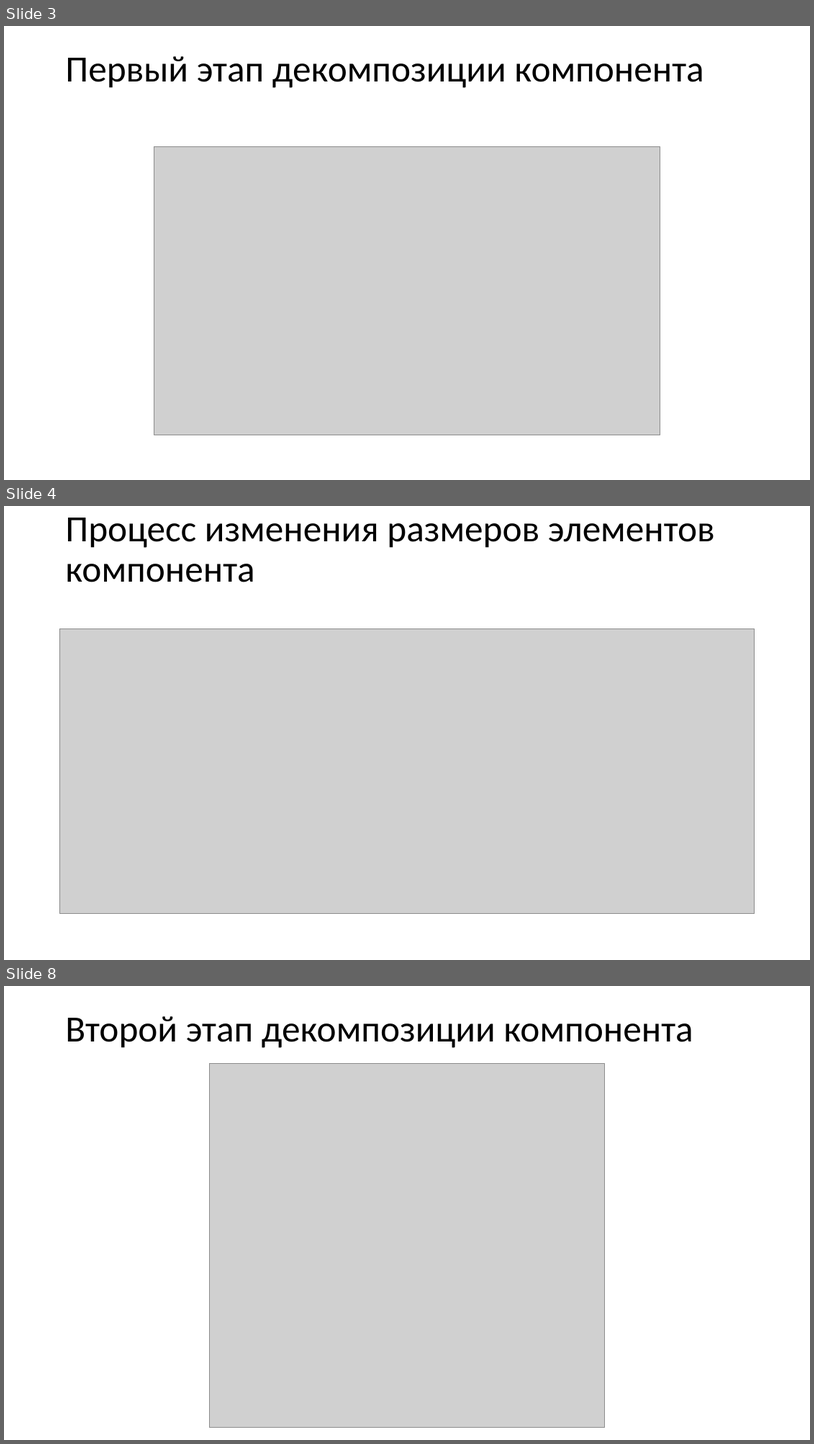
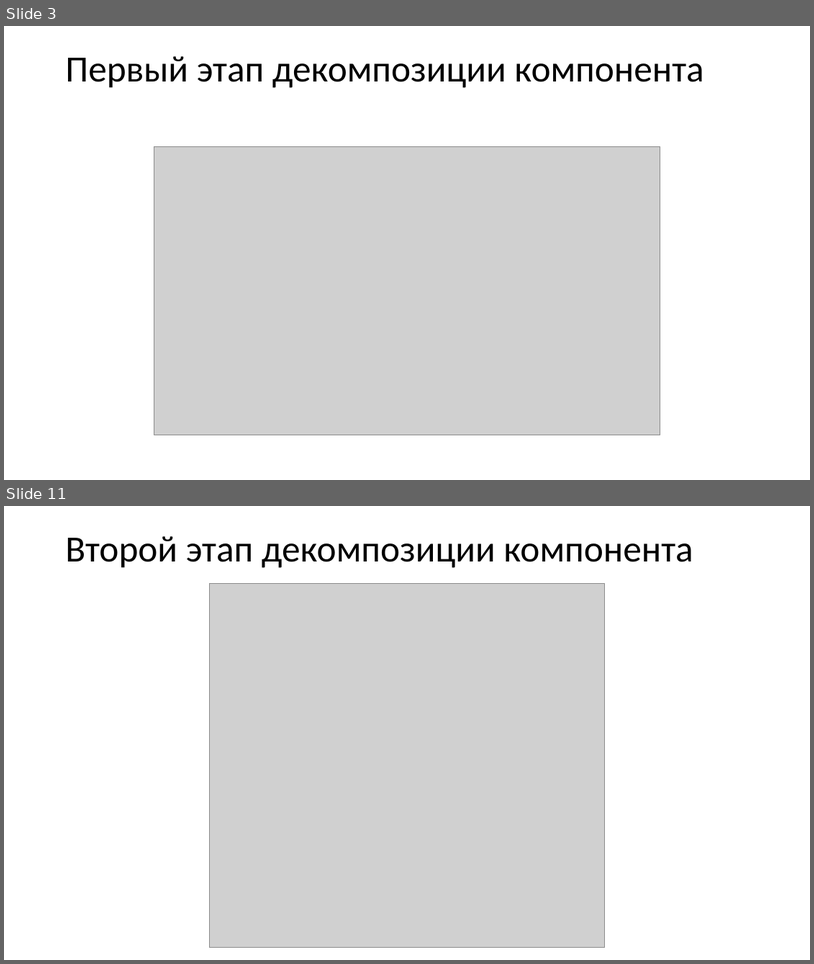
Before and after one commit to 1NiKuz1/snake, a slide deck: выступление/Презентация к курсовому проекту.pptx. Shown one above the other, each under a label of ours: slides 3, 4 and 8 before the commit, slides 3 and 11 after it; the slides between them are not shown. The pictures are 814x1444 and 814x964 pixels, drawn with LibreOffice and Linux fonts; fonts in the diff are those of the drawing; grey boxes stand for pictures. Boxes give left, top, right and bottom in pixels: in the first picture for what was removed or moved away, otherwise in the second. Text is boxed around its words. In the diff, an @@ line names an element or a change of style, - is before the commit and + after.

```diff
--- a/выступление/Презентация к курсовому проекту.pptx
+++ b/выступление/Презентация к курсовому проекту.pptx
@@ slide 4 removed at [4, 506, 810, 960], background #FFFFFF @@
@@ title removed at [65, 518, 715, 582] @@
-Процесс изменения размеров элементов компонента
@@ picture removed at [59, 628, 756, 913] @@
@@ what was slide 8 is now slide 11 @@
```
Also in this commit, not shown: 1 slide changed, 6 slides added, 3 other slides removed, 28 other files.
